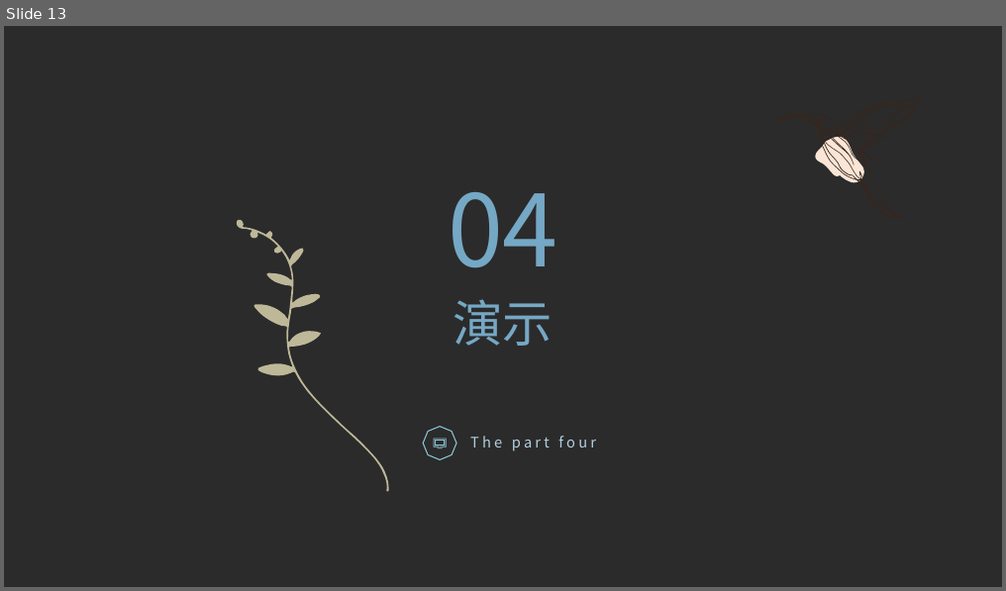
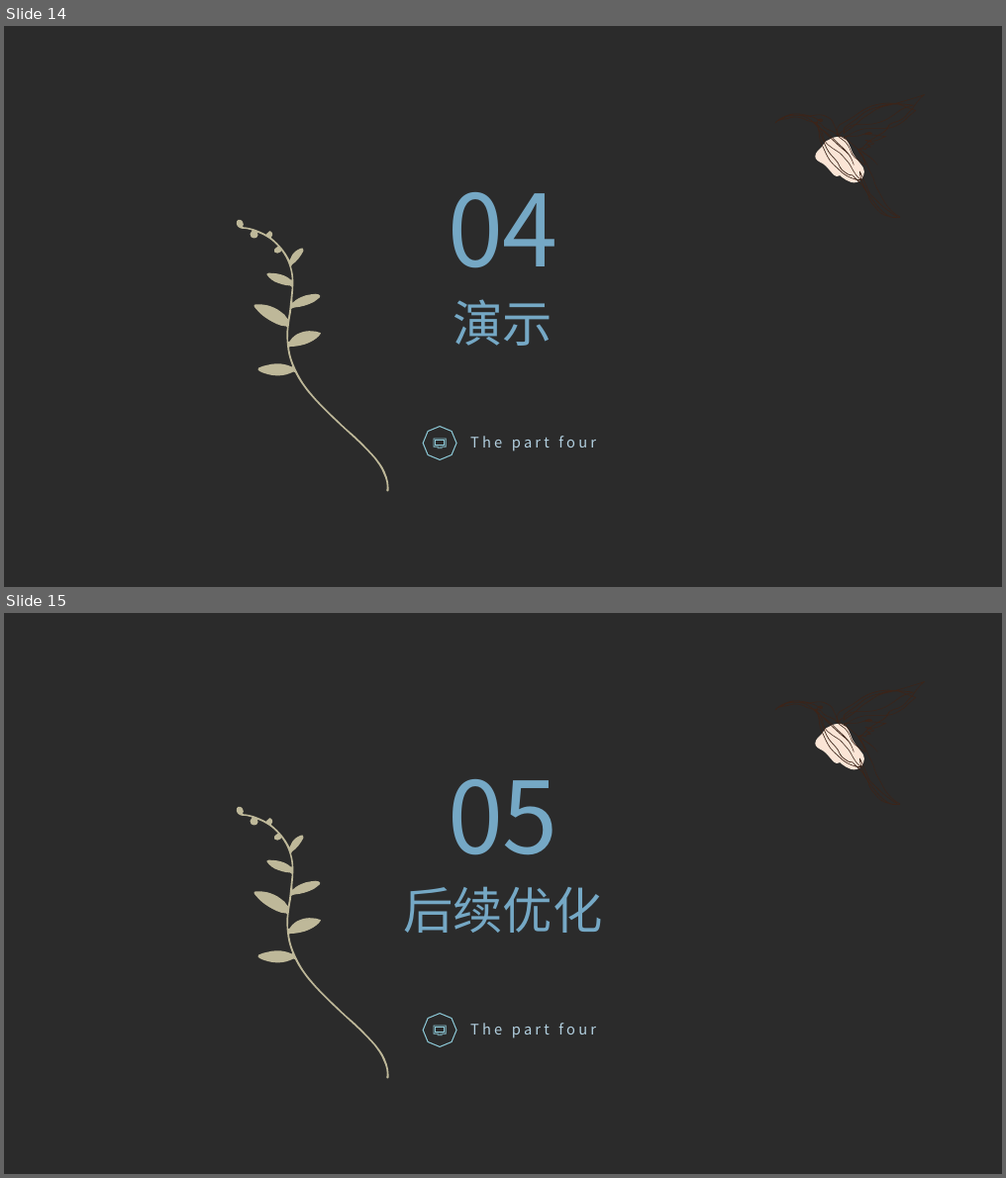
Before and after one commit to PIPIYing/trading_platform, a slide deck: 答辩ppt初稿.pptx. Shown one above the other, each under a label of ours: slide 13 before the commit, slides 14 and 15 after it. The pictures are 1006x591 and 1006x1178 pixels, drawn with LibreOffice and Linux fonts; fonts in the diff are those of the drawing; background and template pictures are left out; a plain dark background stands for a picture behind light text. Boxes give left, top, right and bottom in pixels: in the first picture for what was removed or moved away, otherwise in the second. Text is boxed around its words. In the diff, an @@ line names an element or a change of style, - is before the commit and + after.

```diff
--- a/答辩ppt初稿.pptx
+++ b/答辩ppt初稿.pptx
@@ slide 15 added at bbox=[4, 613, 1002, 1174], background picture (left out) @@
@@ freeform shape added at bbox=[774, 666, 953, 830], fill #3B2419 @@
@@ freeform shape added at bbox=[812, 719, 867, 778], fill #FBE5D6 @@
@@ text added at bbox=[448, 779, 558, 856], 96 pt, text #75A8C5 @@
+05
@@ freeform shape added at bbox=[236, 807, 389, 1079], fill #BEB899 @@
@@ text added at bbox=[403, 886, 603, 933], 48 pt, text #75A8C5 @@
+后续优化
@@ freeform shape added at bbox=[423, 1014, 456, 1048], outline #8CC8D6 1 pt @@
@@ freeform shape added at bbox=[433, 1026, 446, 1036], fill #8CC8D6 @@
@@ text added at bbox=[470, 1023, 596, 1039], 14 pt, text #B2CFDF @@
+The part four
@@ what was slide 13 is now slide 14 @@
```
Also in this commit, not shown: 9 slides changed, 2 other slides added, 1 slide removed, 11 other files.
